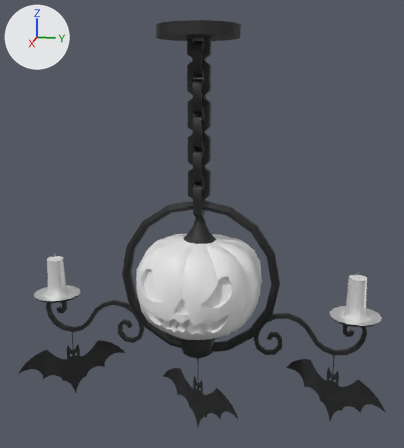
The FBX model Assets/Models/Livingroom_Stuffs/Chandelier.fbx: old version first, new version second.
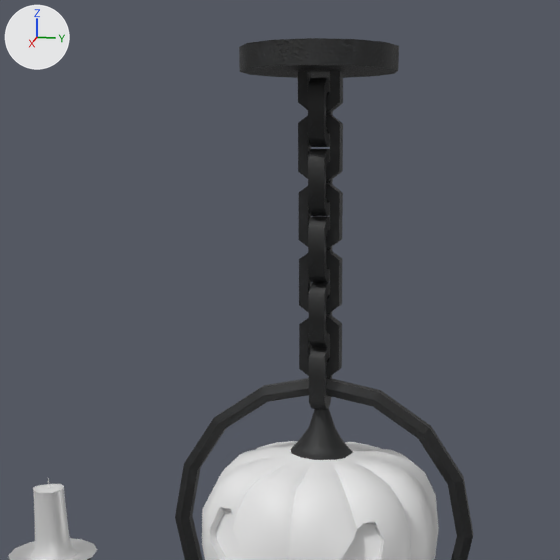
Old and new are each drawn whole from a camera (50 mm lens) standing at (2.084, 0.429, 2.868) and looking at (-0.021, 0.009, 2.342) and again close up on the part from 7% to 81% of the width and 0% to 66% of the height. Every picture has the same lights, and +X, +Y and +Z are marked at upper left. The older version's two pictures come first. Where no turn or scale is listed for an object, it has been applied to the vertices.

The scene before the commit, as lines of its bpy script (objects in view):
```python
me_chandelier_001 = bpy.data.meshes.new('Chandelier.001')
me_chandelier_001.from_pydata(...)  # 2297 vertices, 2401 faces; spans x -0.25..0.25, y -0.75..0.73, z -1.63..0.0
# faces by material slot: [1572, 829]
me_chandelier_001.materials.append(mat_bedroom_metal)
me_chandelier_001.materials.append(mat_bedroom_furniture_set1)  # its picture is missing
ob_chandelier = bpy.data.objects.new('Chandelier', me_chandelier_001)
ob_chandelier.location = (0.0, 0.0, 3.082)
```
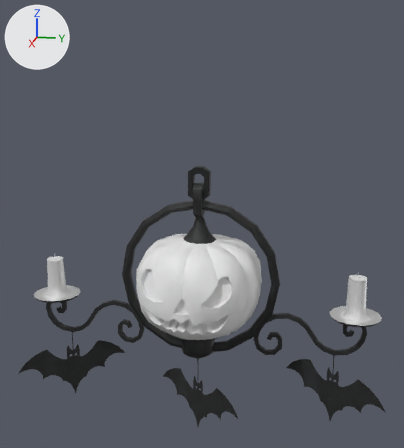
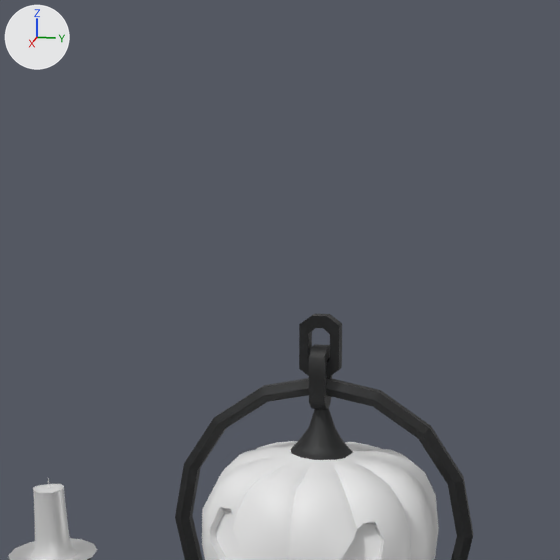
Boxes [x1, y1, x2, y2] around the edits, measured in the close-ups (560 x 560 px):
```json
{"object": "Chandelier", "change": "reshaped", "before": [8, 38, 473, 560], "after": [8, 314, 473, 560]}
{"part": 1, "of": "me_chandelier_001", "change": "deleted", "before": [239, 38, 399, 347]}
{"part": 2, "of": "me_chandelier_001", "change": "cut back", "before": [299, 249, 342, 334], "after": [300, 314, 342, 334]}
```

Scene script edits in JSON lines:
```json
{"block": "me_chandelier_001", "where": "# used by ob_chandelier; location = (0.0, 0.0, 3.082)"}
{"op": "remove", "block": "me_chandelier_001", "code": "me_chandelier_001.from_pydata(...)  # 2297 vertices, 2401 faces; spans x -0.25..0.25, y -0.75..0.73, z -1.63..0.0"}
{"op": "add", "block": "me_chandelier_001", "code": "me_chandelier_001.from_pydata(...)  # 1416 vertices, 1476 faces; spans x -0.25..0.25, y -0.71..0.71, z -1.31..-0.51"}
{"block": "me_chandelier_001", "change": "me_chandelier_001 part 1: 11 loose pieces with 849 vertices, spanning x -0.15..0.15, y -0.75..0.73, z -1.63..0.0, are deleted"}
{"block": "me_chandelier_001", "change": "me_chandelier_001 part 2"}
{"block": "me_chandelier_001", "change": "32 vertices are removed from x -0.02..0.02, y -0.04..0.04, z -0.51..-0.38"}
{"block": "me_chandelier_001", "change": "47 faces are deleted"}
{"block": "me_chandelier_001", "change": "2 vertices move within x -0.02, y -0.01, z -0.7"}
{"block": "me_chandelier_001", "change": "15 new faces join them, mat_bedroom_metal"}
```
